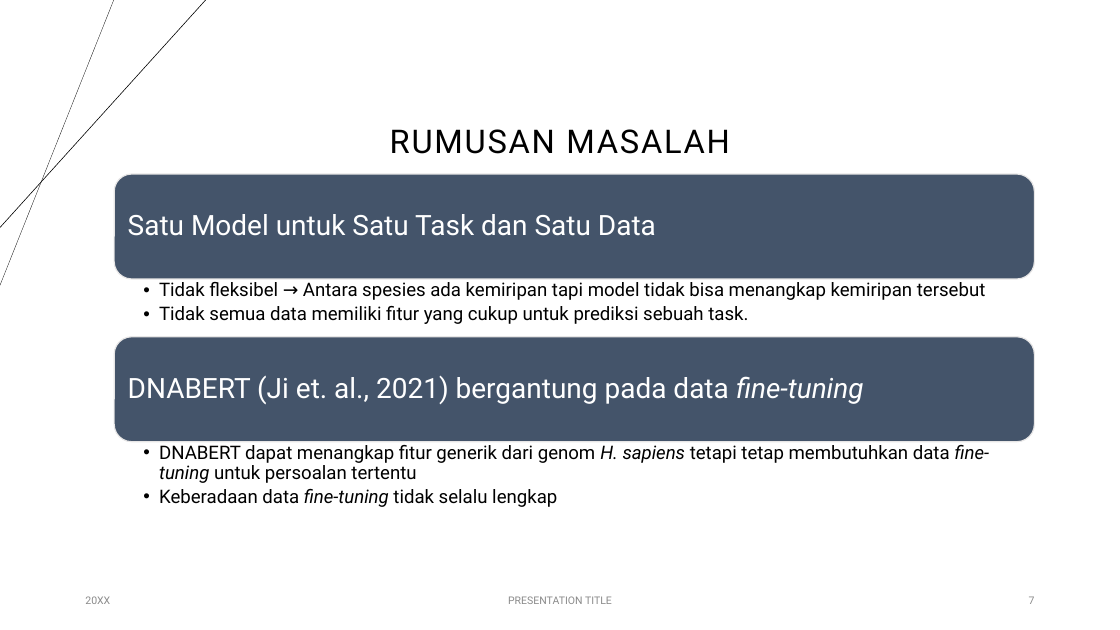
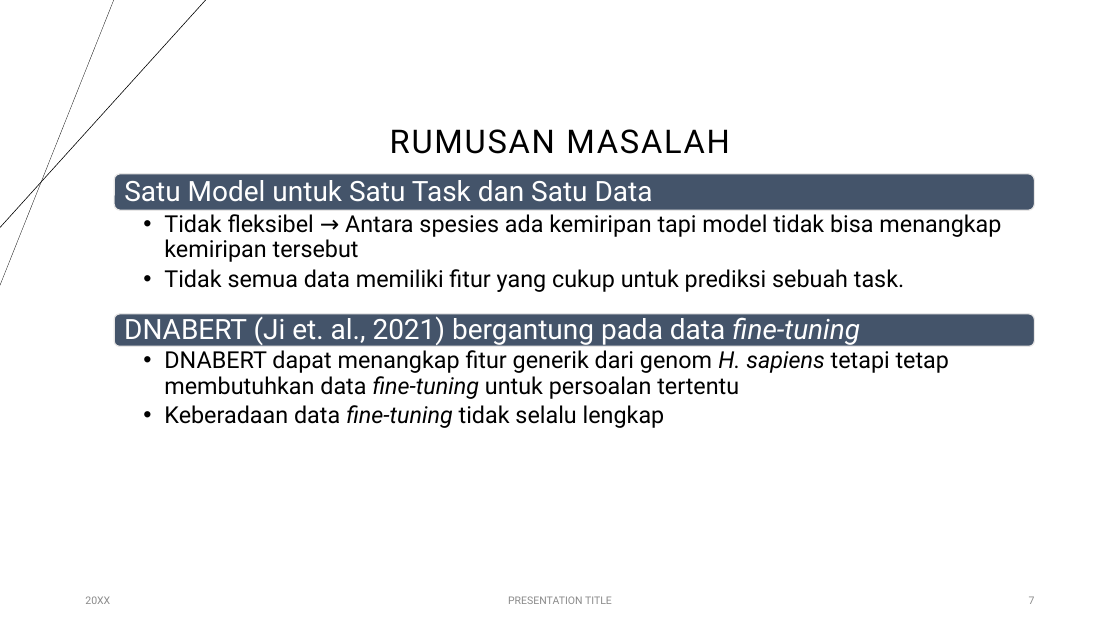
Before and after one commit to anwari32/IF5099-Metode-Penelitian, a slide deck: slide 7 of proposals/v2/Penerapan Multitask Learning dan BERT untuk Prediksi Splice.pptx. Drawn at 1120x630 pixels with LibreOffice and Linux fonts; fonts in the diff are those of the drawing. Boxes give left, top, right and bottom in pixels: in the first picture for what was removed or moved away, otherwise in the second. Text is boxed around its words. In the diff, an @@ line names an element or a change of style, - is before the commit and + after.

```diff
--- a/proposals/v2/Penerapan Multitask Learning dan BERT untuk Prediksi Splice.pptx
+++ b/proposals/v2/Penerapan Multitask Learning dan BERT untuk Prediksi Splice.pptx
@@ rounded rectangle: place and size @@
-rounded rectangle at bbox=[114, 174, 1034, 279]
+rounded rectangle at bbox=[114, 174, 1034, 210]
@@ text "Satu Model untuk Satu Task ...": place and size @@
-text "Satu Model untuk Satu Task ..." at bbox=[128, 214, 656, 236]
+text "Satu Model untuk Satu Task ..." at bbox=[124, 180, 653, 202]
@@ text "Tidak fleksibel → Antara spesies ...": place and size @@
-text "Tidak fleksibel → Antara spesies ..." at bbox=[159, 282, 986, 324]
+text "Tidak fleksibel → Antara spesies ..." at bbox=[164, 214, 1001, 292]
@@ text "Tidak fleksibel → Antara spesies ..." at bbox=[164, 214, 1001, 292]: size 16 to 20 pt; indent changed @@
@@ rounded rectangle: place and size @@
-rounded rectangle at bbox=[114, 337, 1034, 442]
+rounded rectangle at bbox=[114, 314, 1034, 347]
@@ text "DNABERT (Ji et. al., 2021) ..." rewrapped from bbox=[128, 376, 864, 404] to bbox=[124, 313, 860, 346] @@
@@ text "DNABERT dapat menangkap fitur generik ..." at bbox=[164, 350, 949, 428]: size 16 to 20 pt; indent changed @@
@@ text "DNABERT dapat menangkap fitur generik ...": place and size @@
-text "DNABERT dapat menangkap fitur generik ..." at bbox=[159, 445, 990, 507]
+text "DNABERT dapat menangkap fitur generik ..." at bbox=[164, 350, 949, 428]
```
Also in this commit, not shown: 3 other slides changed, 9 slides added, 11 slides removed, 1 other file.
